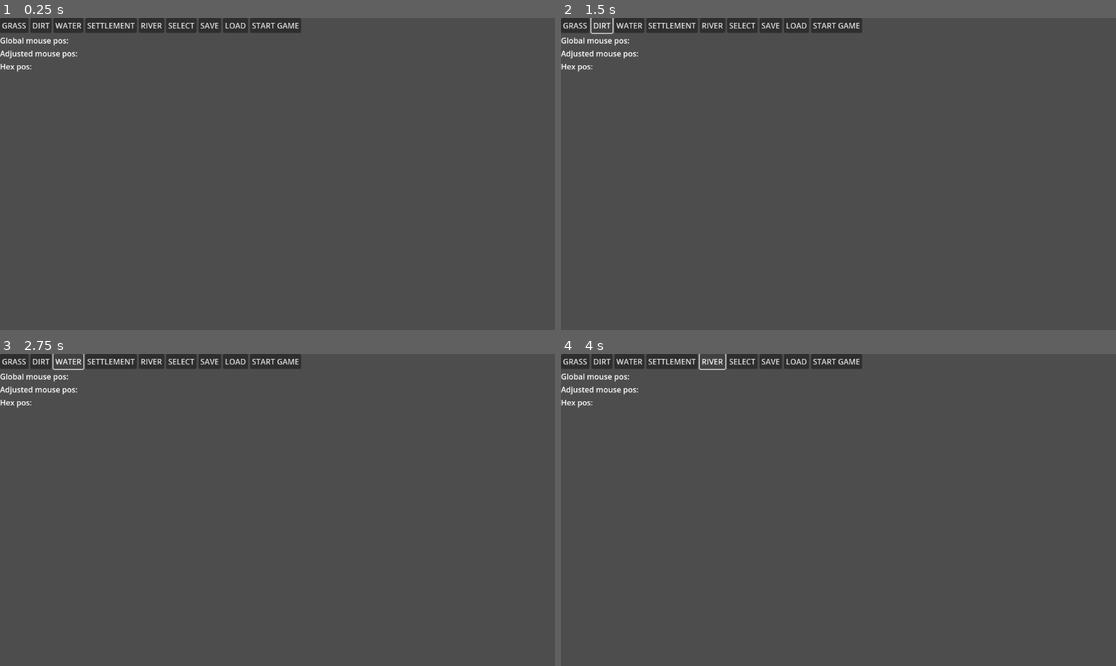
Above: before the commit, frames 1-4 (two rows, left to right).
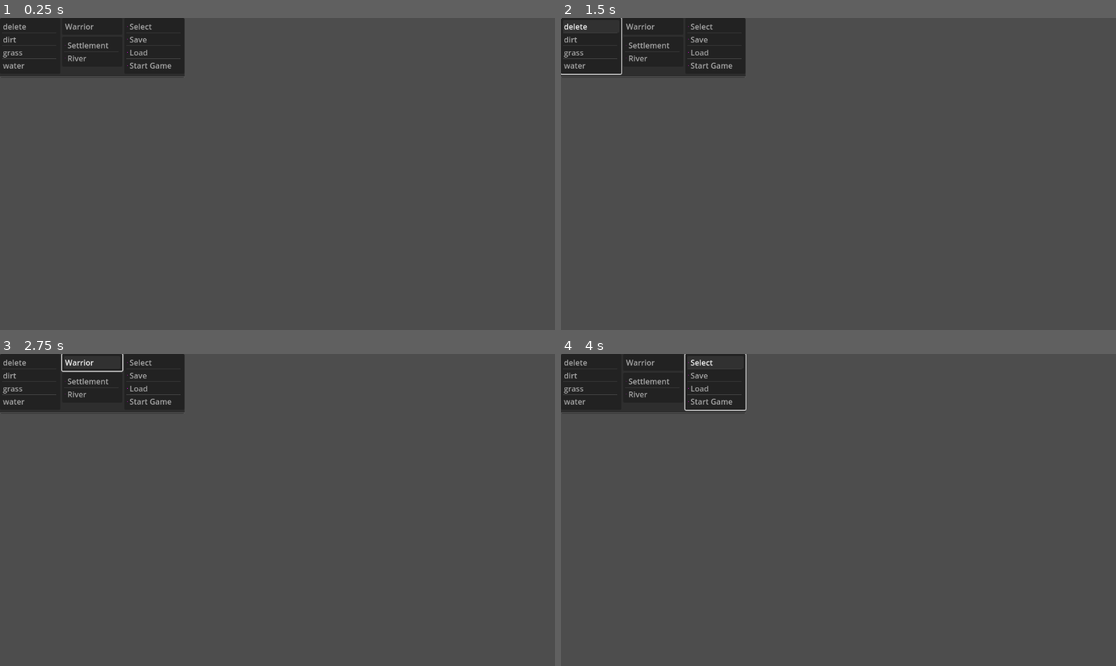
Above: after the commit, the same moments.

Repository: martinspp/civ-clone-thing
Game: Godot game, scene res://scenes/main.tscn
Same seed, same stepped clock (60 frames per second), same inputs: the game is played once before the commit and once after it.
Inputs (mouse positions are in pixels of both pictures, inside the frame that each line leads up to):
- Up to frame 1 (0.25 s): no input
- Up to frame 2 (1.5 s): click (577, 24) at 0.5 s, where only the run before the commit has a clickable "GRASS"; click (599, 24) at 1.25 s, where only the run before the commit has a clickable "DIRT"
- Up to frame 3 (2.75 s): click (66, 360) at 2 s, where only the run before the commit has a clickable "WATER"
- Up to frame 4 (4 s): click (672, 360) at 2.75 s, where only the run before the commit has a clickable "SETTLEMENT"; click (710, 360) at 3.5 s, where only the run before the commit has a clickable "RIVER"

The runs differ from the first frame. In frame 1, 5.8% of the frame differs, in the area x 0-55%, y 0-19%; in frame 2, 5.8%; in frame 3, 5.8%; in frame 4, 5.8%.

Commit message:
dynamically populate editor

Diff:
--- a/scenes/UI/Editor/EditorUI.tscn
+++ b/scenes/UI/Editor/EditorUI.tscn
@@ -1,145 +1,137 @@
-[gd_scene load_steps=2 format=3 uid="uid://cther6q38cub5"]
+[gd_scene load_steps=6 format=3 uid="uid://cther6q38cub5"]
 
 [ext_resource type="Script" path="res://scripts/ui/EditorUI.gd" id="1_edcfj"]
 
-[node name="EditorUI" type="Container"]
+[sub_resource type="PlaceholderTexture2D" id="PlaceholderTexture2D_0xvhp"]
+
+[sub_resource type="PlaceholderTexture2D" id="PlaceholderTexture2D_p85c5"]
+
+[sub_resource type="PlaceholderTexture2D" id="PlaceholderTexture2D_7jekc"]
+
+[sub_resource type="PlaceholderTexture2D" id="PlaceholderTexture2D_id1qr"]
+
+[node name="EditorUI" type="Container" node_paths=PackedStringArray("hextypes_itemlist", "units_itemlist", "other_itemlist", "actions_itemlist")]
 anchors_preset = 15
 anchor_right = 1.0
 anchor_bottom = 1.0
 grow_horizontal = 2
 grow_vertical = 2
-size_flags_horizontal = 4
-size_flags_vertical = 4
-script = ExtResource("1_edcfj")
-
-[node name="VBoxContainer" type="VBoxContainer" parent="."]
-layout_mode = 2
 size_flags_horizontal = 0
 size_flags_vertical = 0
+script = ExtResource("1_edcfj")
+hextypes_itemlist = NodePath("Panel/VBoxContainer/FlowContainer/hextypes")
+units_itemlist = NodePath("Panel/VBoxContainer/FlowContainer/units")
+other_itemlist = NodePath("Panel/VBoxContainer/FlowContainer/other")
+actions_itemlist = NodePath("Panel/VBoxContainer/FlowContainer/actions")
 
-[node name="HBoxContainer" type="HBoxContainer" parent="VBoxContainer"]
+[node name="Panel" type="PanelContainer" parent="."]
+layout_mode = 2
+size_flags_stretch_ratio = 1.28
+mouse_filter = 1
+
+[node name="VBoxContainer" type="VBoxContainer" parent="Panel"]
 layout_mode = 2
 
-[node name="grass" type="Button" parent="VBoxContainer/HBoxContainer"]
+[node name="FlowContainer" type="FlowContainer" parent="Panel/VBoxContainer"]
 layout_mode = 2
-text = "GRASS"
+size_flags_vertical = 0
+vertical = true
+metadata/_edit_use_anchors_ = true
 
-[node name="dirt" type="Button" parent="VBoxContainer/HBoxContainer"]
+[node name="hextypes" type="ItemList" parent="Panel/VBoxContainer/FlowContainer"]
+custom_minimum_size = Vector2(125, 0)
+layout_mode = 2
+allow_reselect = true
+allow_search = false
+auto_height = true
+text_overrun_behavior = 0
+item_count = 3
+item_0/text = "placeholder"
+item_0/icon = SubResource("PlaceholderTexture2D_0xvhp")
+item_1/text = "placeholder"
+item_1/icon = SubResource("PlaceholderTexture2D_p85c5")
+item_2/text = "placeholder"
+item_2/icon = SubResource("PlaceholderTexture2D_7jekc")
+
+[node name="units" type="ItemList" parent="Panel/VBoxContainer/FlowContainer"]
 auto_translate_mode = 1
+custom_minimum_size = Vector2(125, 0)
 layout_mode = 2
-text = "DIRT"
+allow_reselect = true
+allow_search = false
+auto_height = true
+text_overrun_behavior = 0
+item_count = 1
+item_0/text = "placeholder"
+item_0/icon = SubResource("PlaceholderTexture2D_0xvhp")
 
-[node name="water" type="Button" parent="VBoxContainer/HBoxContainer"]
+[node name="other" type="ItemList" parent="Panel/VBoxContainer/FlowContainer"]
 auto_translate_mode = 1
+custom_minimum_size = Vector2(125, 0)
 layout_mode = 2
-text = "WATER"
+allow_reselect = true
+allow_search = false
+auto_height = true
+text_overrun_behavior = 0
+item_count = 2
+item_0/text = "Settlement"
+item_0/icon = SubResource("PlaceholderTexture2D_0xvhp")
+item_1/text = "River"
+item_1/icon = SubResource("PlaceholderTexture2D_p85c5")
 
-[node name="settlement" type="Button" parent="VBoxContainer/HBoxContainer"]
+[node name="actions" type="ItemList" parent="Panel/VBoxContainer/FlowContainer"]
 auto_translate_mode = 1
+custom_minimum_size = Vector2(125, 0)
 layout_mode = 2
-text = "SETTLEMENT"
+allow_reselect = true
+allow_search = false
+auto_height = true
+text_overrun_behavior = 0
+item_count = 4
+item_0/text = "Select"
+item_0/icon = SubResource("PlaceholderTexture2D_0xvhp")
+item_1/text = "Save"
+item_1/icon = SubResource("PlaceholderTexture2D_p85c5")
+item_2/text = "Load"
+item_2/icon = SubResource("PlaceholderTexture2D_7jekc")
+item_3/text = "Start Game"
+item_3/icon = SubResource("PlaceholderTexture2D_id1qr")
 
-[node name="river" type="Button" parent="VBoxContainer/HBoxContainer"]
-auto_translate_mode = 1
+[node name="HSeparator" type="HSeparator" parent="Panel/VBoxContainer"]
 layout_mode = 2
-text = "RIVER"
 
-[node name="select" type="Button" parent="VBoxContainer/HBoxContainer"]
-auto_translate_mode = 1
-layout_mode = 2
-text = "SELECT"
-
-[node name="save" type="Button" parent="VBoxContainer/HBoxContainer"]
-auto_translate_mode = 1
-layout_mode = 2
-text = "SAVE"
-
-[node name="load" type="Button" parent="VBoxContainer/HBoxContainer"]
-auto_translate_mode = 1
-layout_mode = 2
-text = "LOAD"
-
-[node name="start game" type="Button" parent="VBoxContainer/HBoxContainer"]
-auto_translate_mode = 1
-layout_mode = 2
-text = "START GAME"
-
-[node name="settlement_data" type="HBoxContainer" parent="VBoxContainer"]
+[node name="settlement_data" type="HBoxContainer" parent="Panel/VBoxContainer"]
 visible = false
 layout_mode = 2
 
-[node name="Button" type="Button" parent="VBoxContainer/settlement_data"]
+[node name="Button" type="Button" parent="Panel/VBoxContainer/settlement_data"]
 layout_mode = 2
 text = "X"
 
-[node name="VBoxContainer" type="VBoxContainer" parent="VBoxContainer/settlement_data"]
+[node name="VBoxContainer" type="VBoxContainer" parent="Panel/VBoxContainer/settlement_data"]
 layout_mode = 2
 
-[node name="s_name" type="Label" parent="VBoxContainer/settlement_data/VBoxContainer"]
+[node name="s_name" type="Label" parent="Panel/VBoxContainer/settlement_data/VBoxContainer"]
 layout_mode = 2
 
-[node name="s_pop" type="Label" parent="VBoxContainer/settlement_data/VBoxContainer"]
+[node name="s_pop" type="Label" parent="Panel/VBoxContainer/settlement_data/VBoxContainer"]
 auto_translate_mode = 1
 layout_mode = 2
 
-[node name="VBoxContainer2" type="VBoxContainer" parent="VBoxContainer/settlement_data"]
+[node name="VBoxContainer2" type="VBoxContainer" parent="Panel/VBoxContainer/settlement_data"]
 auto_translate_mode = 1
 layout_mode = 2
 
-[node name="s_progress" type="Label" parent="VBoxContainer/settlement_data/VBoxContainer2"]
+[node name="s_progress" type="Label" parent="Panel/VBoxContainer/settlement_data/VBoxContainer2"]
 auto_translate_mode = 1
 layout_mode = 2
 
-[node name="s_influence" type="Label" parent="VBoxContainer/settlement_data/VBoxContainer2"]
+[node name="s_influence" type="Label" parent="Panel/VBoxContainer/settlement_data/VBoxContainer2"]
 auto_translate_mode = 1
 layout_mode = 2
 
-[node name="VBoxContainer" type="VBoxContainer" parent="VBoxContainer"]
-layout_mode = 2
-
-[node name="HBoxContainer" type="HBoxContainer" parent="VBoxContainer/VBoxContainer"]
-layout_mode = 2
-
-[node name="Label" type="Label" parent="VBoxContainer/VBoxContainer/HBoxContainer"]
-layout_mode = 2
-text = "Global mouse pos: "
-
-[node name="globalMouse" type="Label" parent="VBoxContainer/VBoxContainer/HBoxContainer"]
-layout_mode = 2
-
-[node name="HBoxContainer2" type="HBoxContainer" parent="VBoxContainer/VBoxContainer"]
-auto_translate_mode = 1
-layout_mode = 2
-
-[node name="Label" type="Label" parent="VBoxContainer/VBoxContainer/HBoxContainer2"]
-auto_translate_mode = 1
-layout_mode = 2
-text = "Adjusted mouse pos: "
-
-[node name="globalMouse" type="Label" parent="VBoxContainer/VBoxContainer/HBoxContainer2"]
-auto_translate_mode = 1
-layout_mode = 2
-
-[node name="HBoxContainer3" type="HBoxContainer" parent="VBoxContainer/VBoxContainer"]
-auto_translate_mode = 1
-layout_mode = 2
-
-[node name="Label" type="Label" parent="VBoxContainer/VBoxContainer/HBoxContainer3"]
-auto_translate_mode = 1
-layout_mode = 2
-text = "Hex pos: "
-
-[node name="globalMouse" type="Label" parent="VBoxContainer/VBoxContainer/HBoxContainer3"]
-auto_translate_mode = 1
-layout_mode = 2
-
-[connection signal="pressed" from="VBoxContainer/HBoxContainer/grass" to="." method="_on_type_selected" binds= ["grass"]]
-[connection signal="pressed" from="VBoxContainer/HBoxContainer/dirt" to="." method="_on_type_selected" binds= ["dirt"]]
-[connection signal="pressed" from="VBoxContainer/HBoxContainer/water" to="." method="_on_type_selected" binds= ["water"]]
-[connection signal="pressed" from="VBoxContainer/HBoxContainer/settlement" to="." method="_on_type_selected" binds= ["settlement"]]
-[connection signal="pressed" from="VBoxContainer/HBoxContainer/river" to="." method="_on_type_selected" binds= ["river"]]
-[connection signal="pressed" from="VBoxContainer/HBoxContainer/select" to="." method="_on_type_selected" binds= ["select"]]
-[connection signal="pressed" from="VBoxContainer/HBoxContainer/save" to="." method="_on_map_action" binds= ["save"]]
-[connection signal="pressed" from="VBoxContainer/HBoxContainer/load" to="." method="_on_map_action" binds= ["load"]]
-[connection signal="pressed" from="VBoxContainer/HBoxContainer/start game" to="." method="_start_game_action"]
-[connection signal="pressed" from="VBoxContainer/settlement_data/Button" to="." method="_close_settlement_data"]
+[connection signal="item_clicked" from="Panel/VBoxContainer/FlowContainer/hextypes" to="." method="_on_hextypes_item_clicked"]
+[connection signal="item_clicked" from="Panel/VBoxContainer/FlowContainer/units" to="." method="_on_units_item_clicked"]
+[connection signal="item_clicked" from="Panel/VBoxContainer/FlowContainer/other" to="." method="_on_other_item_clicked"]
+[connection signal="item_clicked" from="Panel/VBoxContainer/FlowContainer/actions" to="." method="_on_actions_item_clicked"]
+[connection signal="pressed" from="Panel/VBoxContainer/settlement_data/Button" to="." method="_close_settlement_data"]
--- a/scripts/Settlement.gd
+++ b/scripts/Settlement.gd
@@ -11,6 +11,8 @@
 
 @onready var settlement_data: SettlementData = SettlementData.new()
 @onready var parent_hex: Hex = get_parent() as Hex
+
+var player: Player
 
 func _ready() -> void:
 	settlement_name_label.text = settlement_data.settlement_name
--- a/scripts/ui/EditorUI.gd
+++ b/scripts/ui/EditorUI.gd
@@ -3,6 +3,11 @@
 class_name EditorUI
 
 var type_selected: HexType
+
+@export var hextypes_itemlist: ItemList
+@export var units_itemlist: ItemList
+@export var other_itemlist: ItemList
+@export var actions_itemlist: ItemList
 
 @onready var settlement_data: HBoxContainer = $VBoxContainer/settlement_data
 
@@ -15,8 +20,7 @@
 	map_save_load.connect(GameStateService.map_service._on_editor_ui_map_save_load)
 	start_game.connect(GameStateService.start_game)
 
-func _on_type_selected(type: String) -> void:
-	type_changed.emit(type)
+	_populate_itemboxes()
 
 func _on_map_action(action: String) -> void:
 	map_save_load.emit(action)
@@ -34,9 +38,51 @@
 func _close_settlement_data() -> void:
 	settlement_data.set_visible(false)
 
-func _process(delta: float) -> void:
-	pass
-	#var cameratrans := get_viewport().get_camera_2d().get_transform()
-	#$VBoxContainer/VBoxContainer/HBoxContainer/globalMouse.text = str(get_global_mouse_position() cameratrans)
-	#$VBoxContainer/VBoxContainer/HBoxContainer2/globalMouse.text = str(GameStateService.adjusted_mouse_pos)
-	#$VBoxContainer/VBoxContainer/HBoxContainer3/globalMouse
+func _populate_itemboxes() -> void:
+	hextypes_itemlist.clear()
+	for hextype in ResourceRegistry.hex_type_registry:
+		hextypes_itemlist.add_item(hextype.data_name)
+
+	units_itemlist.clear()
+	for unit_data in ResourceRegistry.unit_data_registry:
+		units_itemlist.add_item(unit_data.unit_name)
+
+func unhighlight_lists():
+	hextypes_itemlist.deselect_all()
+	units_itemlist.deselect_all()
+	other_itemlist.deselect_all()
+	actions_itemlist.deselect_all()
+
+func _on_hextypes_item_clicked(index:int, _at_position:Vector2, _mouse_button_index:int) -> void:
+	unhighlight_lists()
+	type_changed.emit(ResourceRegistry.hex_type_registry[index].data_name)
+
+func _on_actions_item_clicked(index:int, _at_position:Vector2, _mouse_button_index:int) -> void:
+	unhighlight_lists()
+	match index:
+		0:
+			print("select")
+		1:
+			map_save_load.emit("save")
+		2:
+			map_save_load.emit("load")
+		3:
+			start_game.emit()
+		_:
+			print("unkown action")
+
+
+func _on_other_item_clicked(index:int, _at_position:Vector2, _mouse_button_index:int) -> void:
+	unhighlight_lists()
+	match index:
+		0:
+			type_changed.emit("settlement")
+		1:
+			type_changed.emit("river")
+		_:
+			print("unkown other item")
+
+
+func _on_units_item_clicked(index:int, _at_position:Vector2, _mouse_button_index:int) -> void:
+	unhighlight_lists()
+	print("not implemented")
